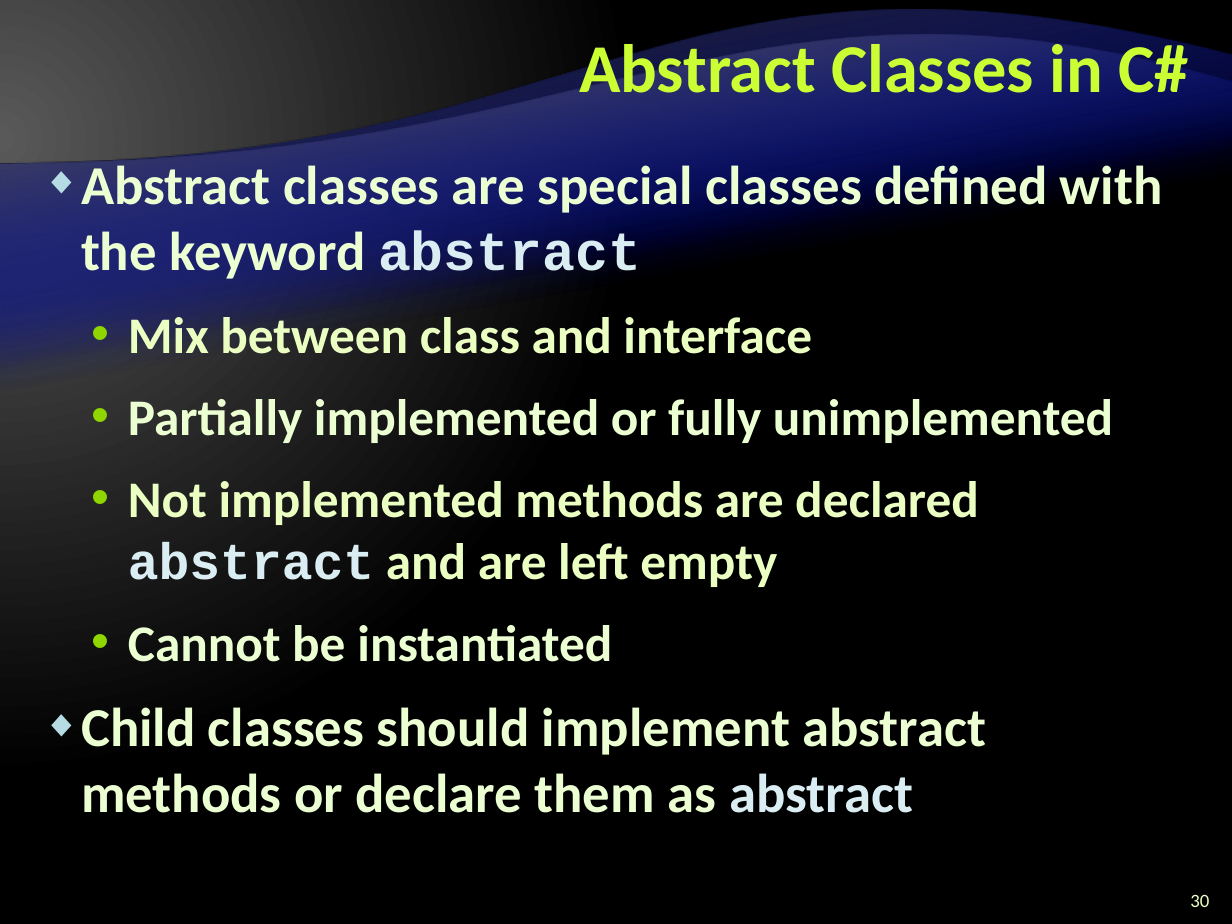
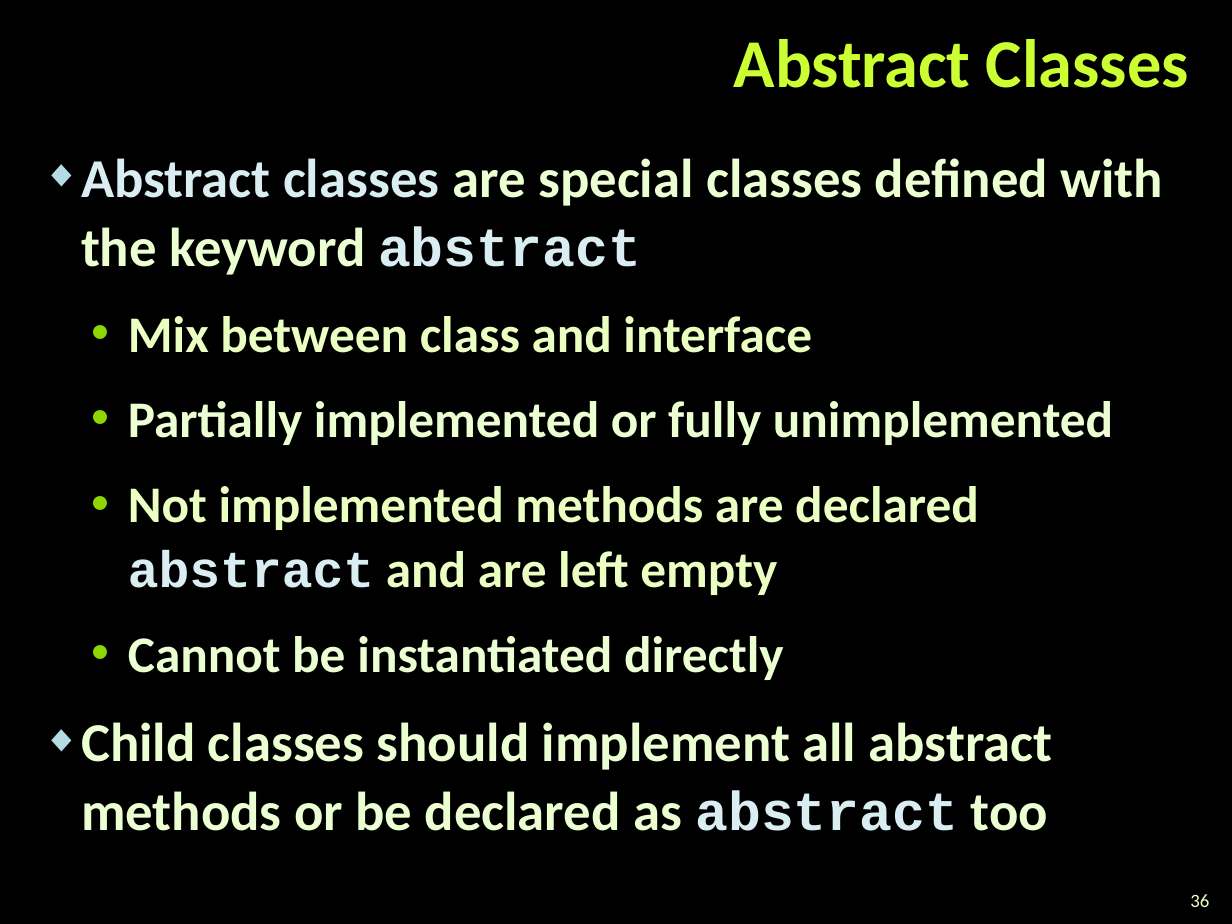
Before and after one commit to zlatkov/Telerik-Academy, a slide deck: slide 36 of C#OOP/Object-Oriented-Programming-Principles-Part-I.pptx (slide 30 before the commit). Drawn at 1232x924 pixels with LibreOffice and Linux fonts; fonts in the diff are those of the drawing; background and template pictures are left out. Boxes give left, top, right and bottom in pixels: in the first picture for what was removed or moved away, otherwise in the second. Text is boxed around its words. In the diff, an @@ line names an element or a change of style, - is before the commit and + after.

```diff
--- a/C#OOP/Object-Oriented-Programming-Principles-Part-I.pptx
+++ b/C#OOP/Object-Oriented-Programming-Principles-Part-I.pptx
@@ background gradient #595959 to #000000 to picture (left out) @@
@@ freeform shape removed at bbox=[0, 55, 1232, 804] @@
@@ freeform shape removed at bbox=[0, 55, 1232, 804] @@
@@ title at bbox=[734, 39, 1189, 88]: text changed @@
-Abstract Classes in C#
+Abstract Classes
@@ freeform shape removed at bbox=[0, 83, 1232, 686] @@
@@ freeform shape removed at bbox=[0, 83, 1232, 686] @@
@@ text at bbox=[81, 158, 1164, 595]: text colour #EBFFD2 to #DAEDF2 in "Abstract classes"; line spacing 1 to 1.05 @@
@@ text at bbox=[81, 636, 1052, 831]: text changed @@
-  • Cannot be instantiated
-◆ Child classes should implement abstract methods or declare them as abstract
+  • Cannot be instantiated directly
+◆ Child classes should implement all abstract methods or be declared as abstract too
@@ page number at bbox=[1190, 894, 1209, 907]: text changed @@
-30
+36
```
Also in this commit, not shown: 41 other slides changed, 15 slides added, 2 slides removed, 37 other files.
